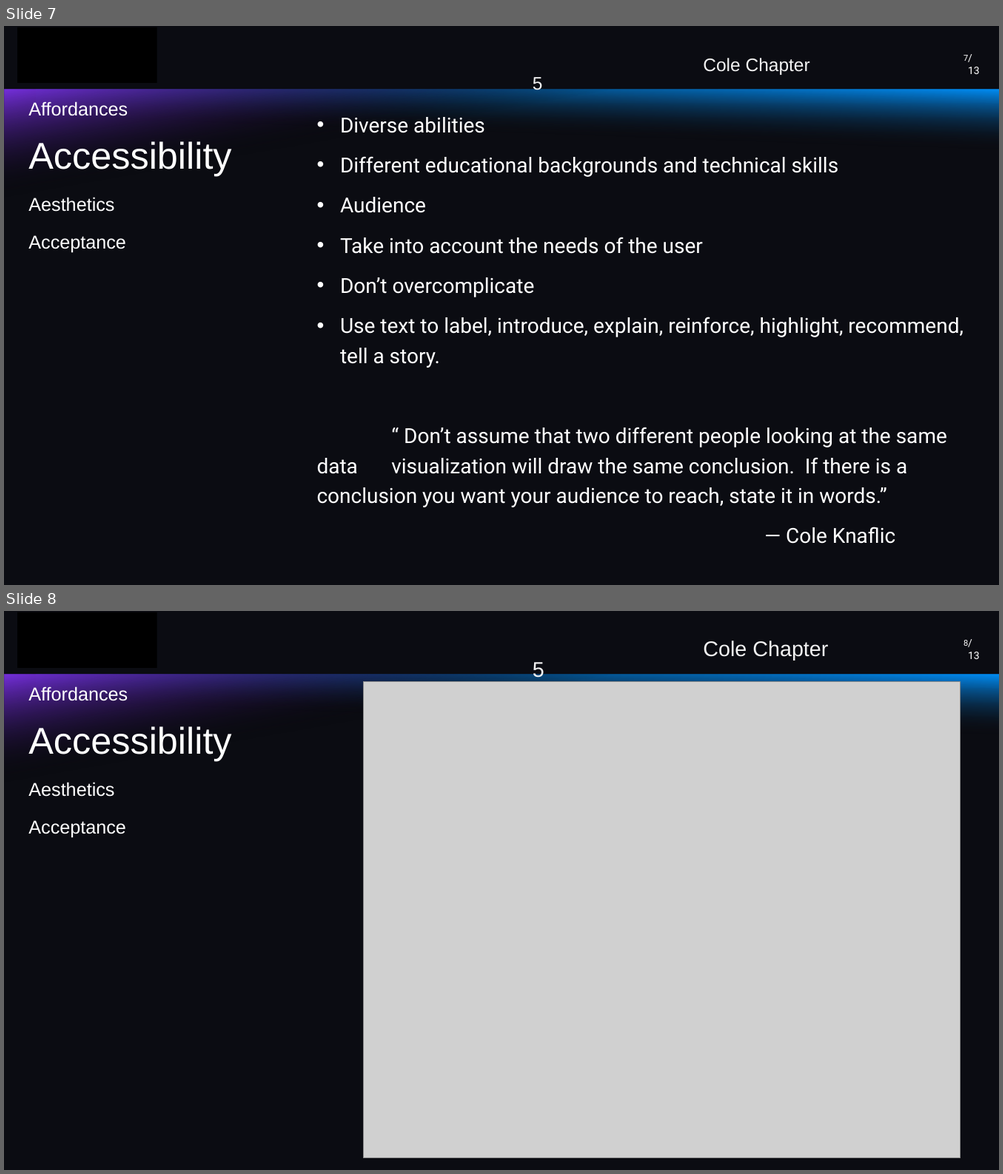
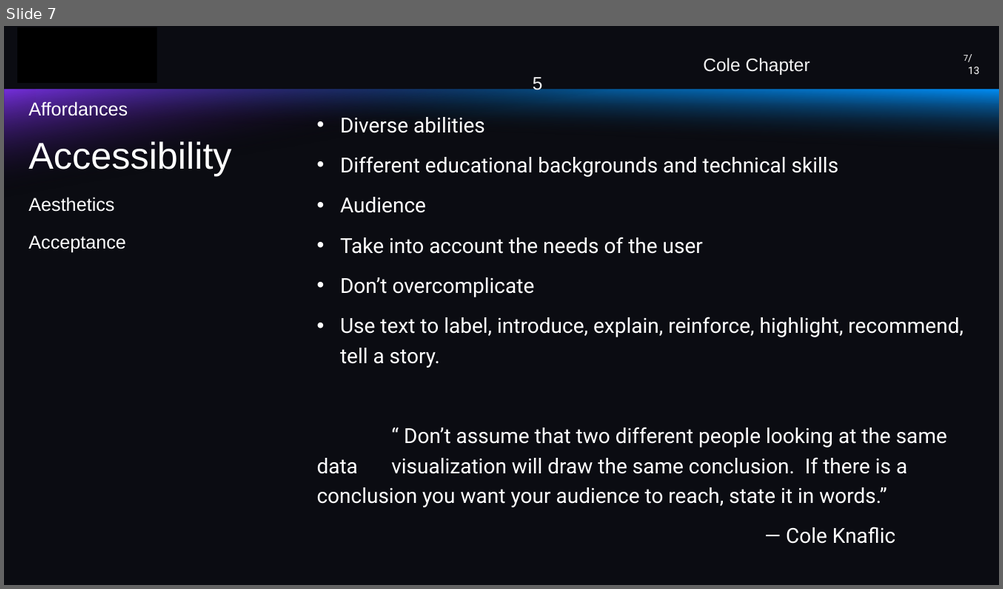
Before and after one commit to Alissa-Ouspen/data110_alissa, a slide deck: week6/ColeCh5_Ouspenskaia.pptx. Shown one above the other, each under a label of ours: slides 7 and 8 before the commit, slide 7 after it. The pictures are 1003x1174 and 1003x589 pixels, drawn with LibreOffice and Linux fonts; fonts in the diff are those of the drawing; grey boxes stand for pictures. Boxes give left, top, right and bottom in pixels: in the first picture for what was removed or moved away, otherwise in the second. Text is boxed around its words. In the diff, an @@ line names an element or a change of style, - is before the commit and + after.

```diff
--- a/week6/ColeCh5_Ouspenskaia.pptx
+++ b/week6/ColeCh5_Ouspenskaia.pptx
@@ slide 8 removed at [4, 611, 999, 1170], background #0B0C12; not listed: 2 template elements that a slide beside it also shows @@
@@ rectangle removed at [17, 612, 157, 669] @@
@@ text removed at [703, 641, 828, 660] @@
-Cole Chapter 5
@@ page number removed at [963, 640, 967, 646] @@
-8
@@ text removed at [967, 652, 979, 659] @@
-/13
@@ title removed at [28, 686, 231, 838] @@
-Affordances
-Accessibility
-Aesthetics
-Acceptance
@@ picture removed at [364, 682, 961, 1159] @@
```
Also in this commit, not shown: 1 slide changed.
